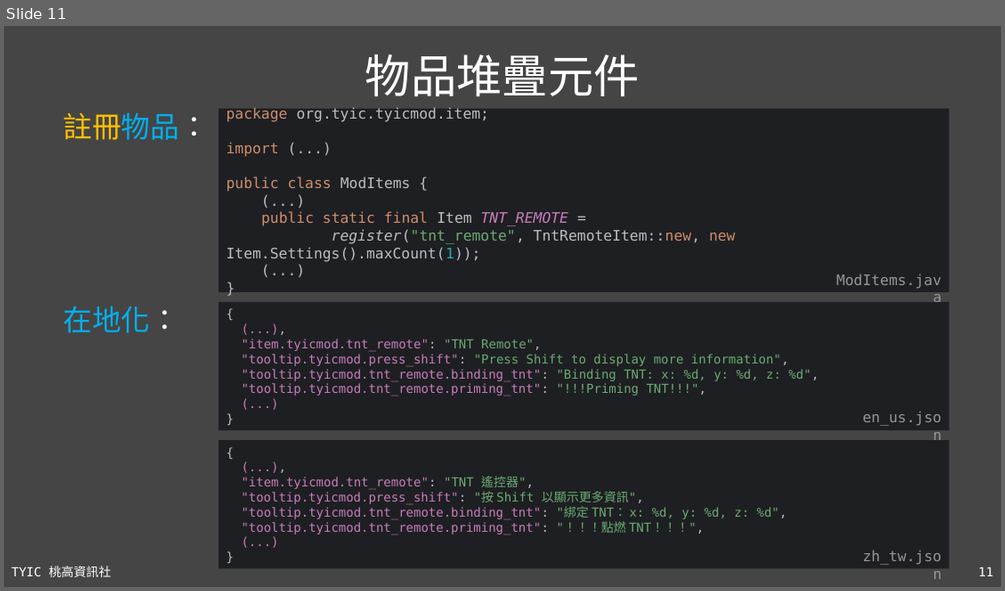
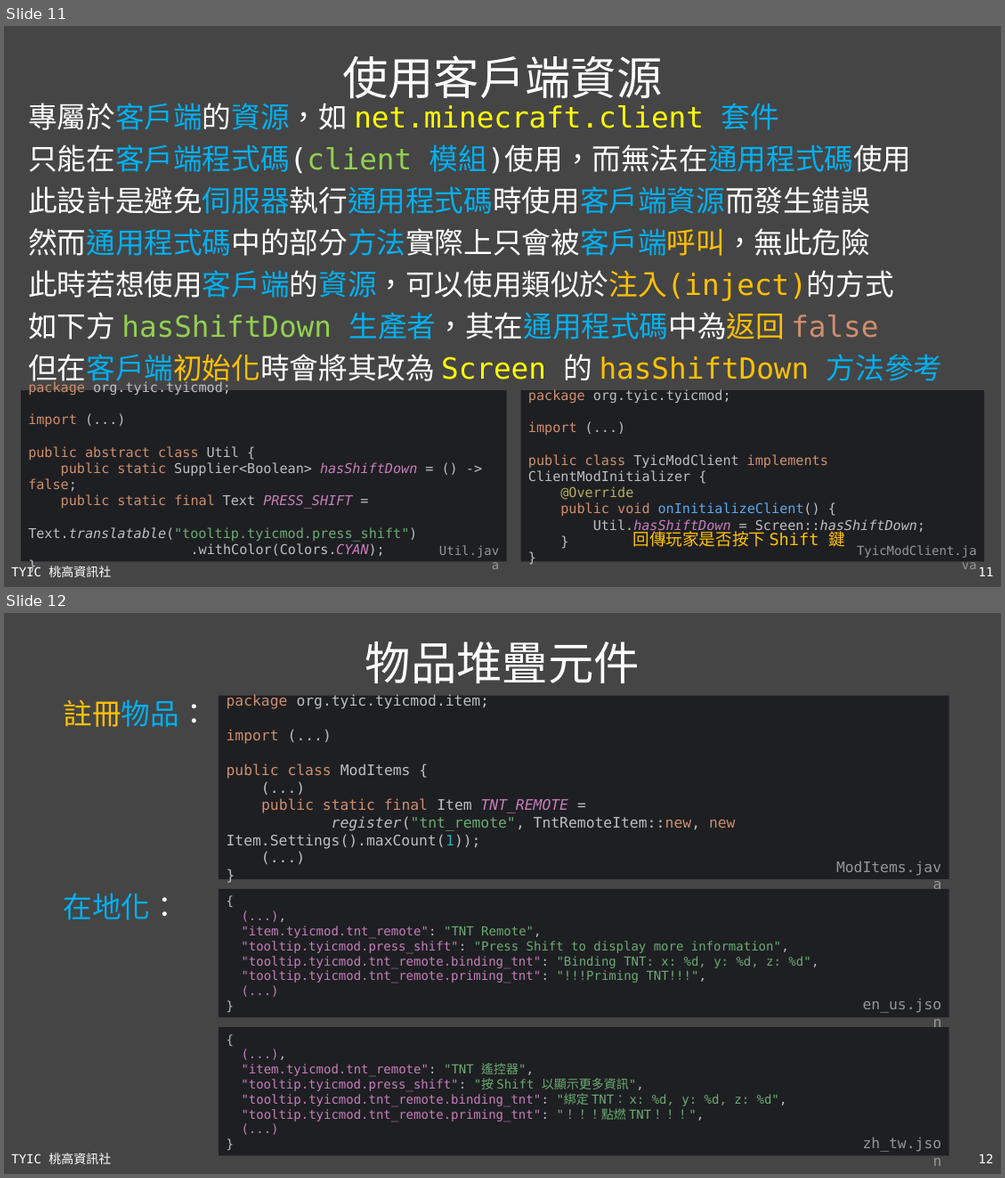
Before and after one commit to TYSHIC/slides, a slide deck: ppt/54_Java 專案：NBT.pptx. Shown one above the other, each under a label of ours: slide 11 before the commit, slides 11 and 12 after it. The pictures are 1005x591 and 1005x1178 pixels, drawn with LibreOffice and Linux fonts; fonts in the diff are those of the drawing. Boxes give left, top, right and bottom in pixels: in the first picture for what was removed or moved away, otherwise in the second. Text is boxed around its words. In the diff, an @@ line names an element or a change of style, - is before the commit and + after.

```diff
--- a/ppt/54_Java 專案：NBT.pptx
+++ b/ppt/54_Java 專案：NBT.pptx
@@ slide 11 added at bbox=[4, 26, 1001, 587], background #454545; not listed: 2 template elements that a slide beside it also shows @@
@@ title added at bbox=[342, 55, 662, 106], 44 pt, text #FFFFFF @@
+使用客戶端資源
@@ text added at bbox=[28, 103, 943, 386], 28 pt, text #FFFFFF @@
+專屬於客戶端的資源，如 net.minecraft.client 套件
+只能在客戶端程式碼(client 模組)使用，而無法在通用程式碼使用
+此設計是避免伺服器執行通用程式碼時使用客戶端資源而發生錯誤
+然而通用程式碼中的部分方法實際上只會被客戶端呼叫，無此危險
+此時若想使用客戶端的資源，可以使用類似於注入(inject)的方式
+如下方 hasShiftDown 生產者，其在通用程式碼中為返回 false
+但在客戶端初始化時會將其改為 Screen 的 hasShiftDown 方法參考
@@ rectangle added at bbox=[20, 390, 507, 562], fill #1E1F22, 13 pt, text #BCBEC4 @@
+package org.tyic.tyicmod;
+import (...)
+public abstract class Util {
+public static Supplier<Boolean> hasShiftDown = () -> false;
+public static final Text PRESS_SHIFT =
+Text.translatable("tooltip.tyicmod.press_shift")
+.withColor(Colors.CYAN);
+}
@@ rectangle added at bbox=[521, 390, 985, 562], fill #1E1F22, 13 pt, text #BCBEC4 @@
+package org.tyic.tyicmod;
+import (...)
+public class TyicModClient implements ClientModInitializer {
+@Override
+public void onInitializeClient() {
+Util.hasShiftDown = Screen::hasShiftDown;
+}
+}
@@ text added at bbox=[632, 528, 846, 547], 16 pt, text #FFC000 @@
+回傳玩家是否按下 Shift 鍵
@@ text added at bbox=[439, 545, 499, 557], 12 pt, text #969696 @@
+Util.java
@@ text added at bbox=[857, 545, 977, 557], 12 pt, text #969696 @@
+TyicModClient.java
@@ what was slide 11 is now slide 12 @@
@@ page number at bbox=[979, 1153, 994, 1163]: text changed @@
-11
+12
```
Also in this commit, not shown: 4 slides changed, 11 other slides added, 45 other files.
